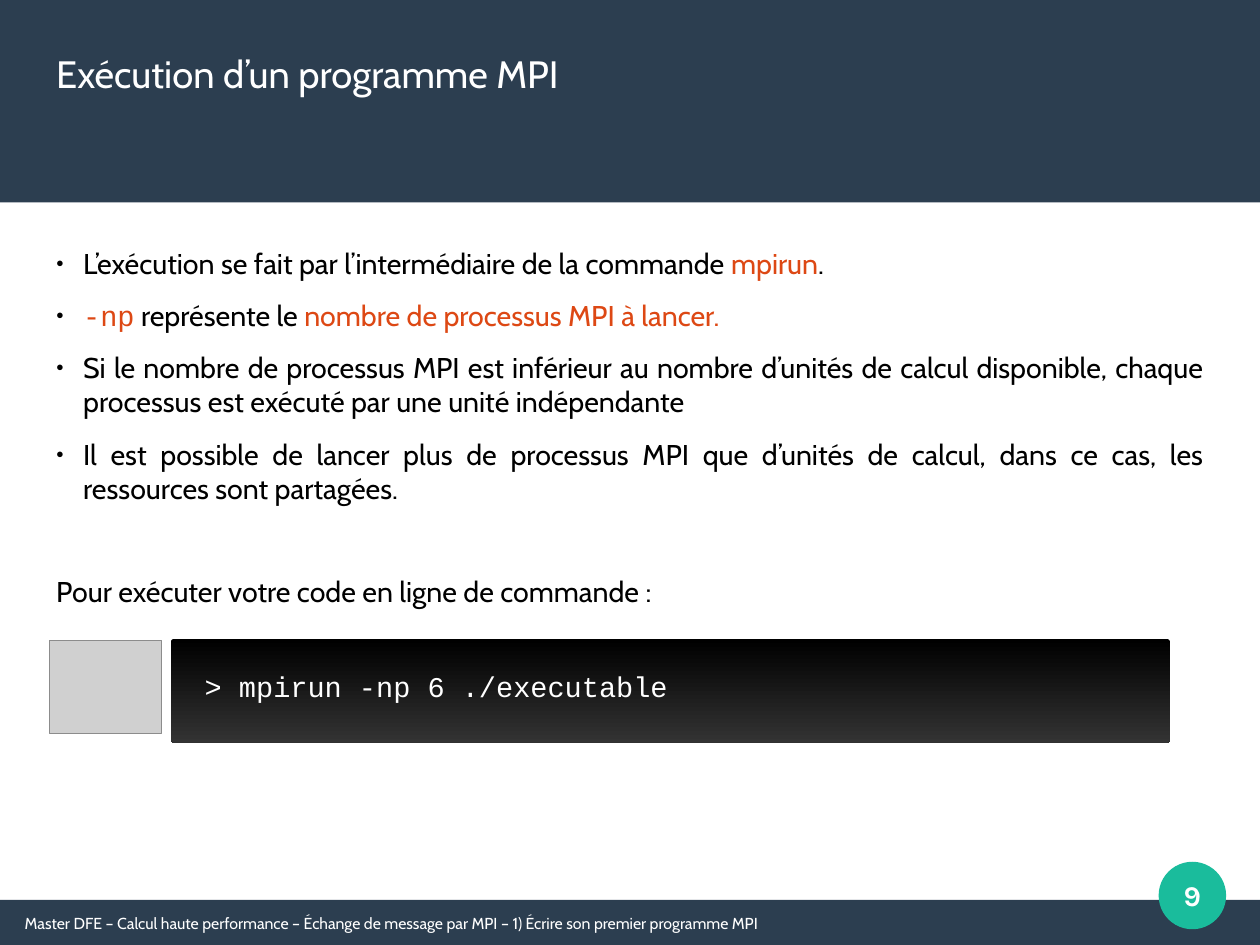
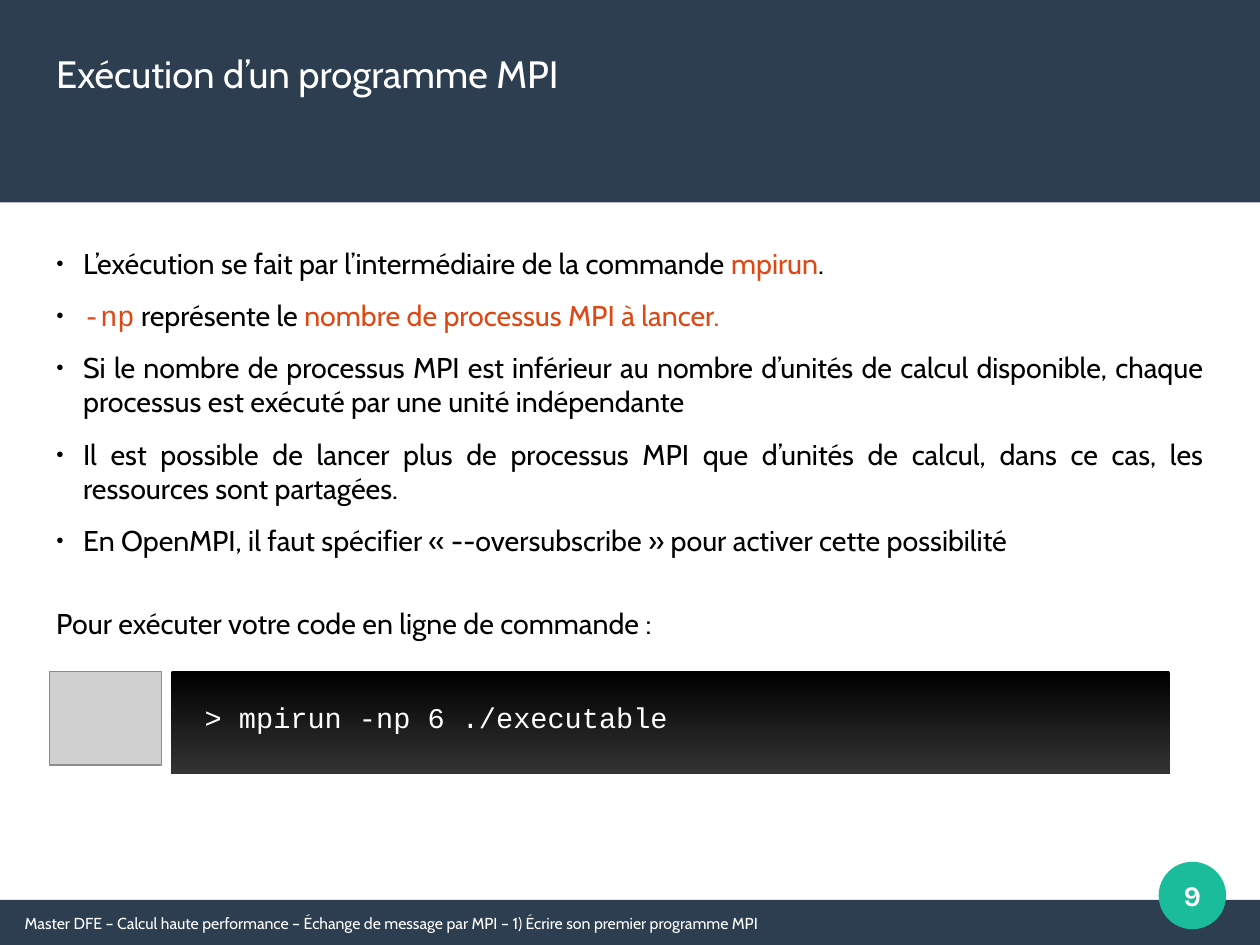
Before and after one commit to Maison-de-la-Simulation/HPC-DFE-Paris-Saclay, a slide deck: slide 9 of support/MPI.odp. Drawn at 1260x945 pixels with LibreOffice and Linux fonts; fonts in the diff are those of the drawing; grey boxes stand for pictures. Boxes give left, top, right and bottom in pixels: in the first picture for what was removed or moved away, otherwise in the second. Text is boxed around its words. In the diff, an @@ line names an element or a change of style, - is before the commit and + after.

```diff
--- a/support/MPI.odp
+++ b/support/MPI.odp
@@ text at (83, 529, 1007, 558): paragraph added @@
+● En OpenMPI, il faut spécifier « --oversubscribe » pour activer cette possibilité
@@ 2 texts, 1 picture, 1 rounded rectangle: place and size @@
-2 texts, 1 picture, 1 rounded rectangle at (49, 580, 1171, 743)
+2 texts, 1 picture, 1 rounded rectangle at (49, 612, 1171, 775)
```
Also in this commit, not shown: 9 other slides changed, 1 slide added, 1 other file.
